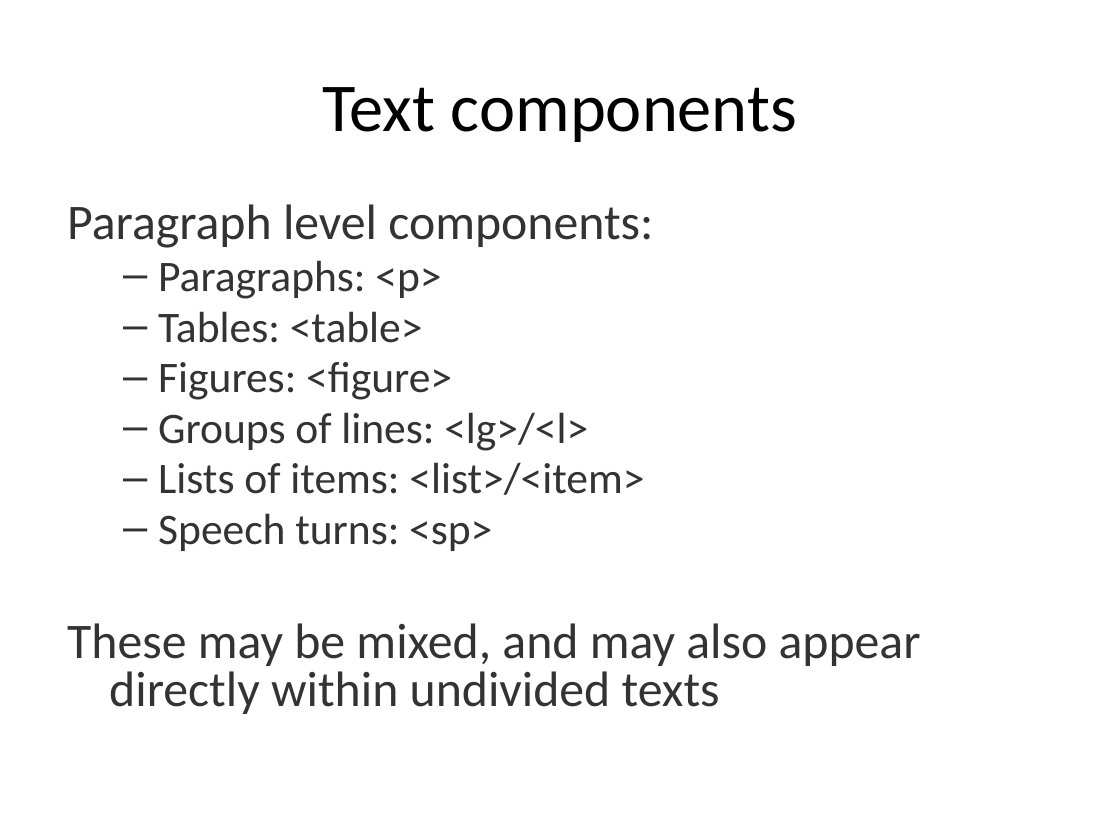
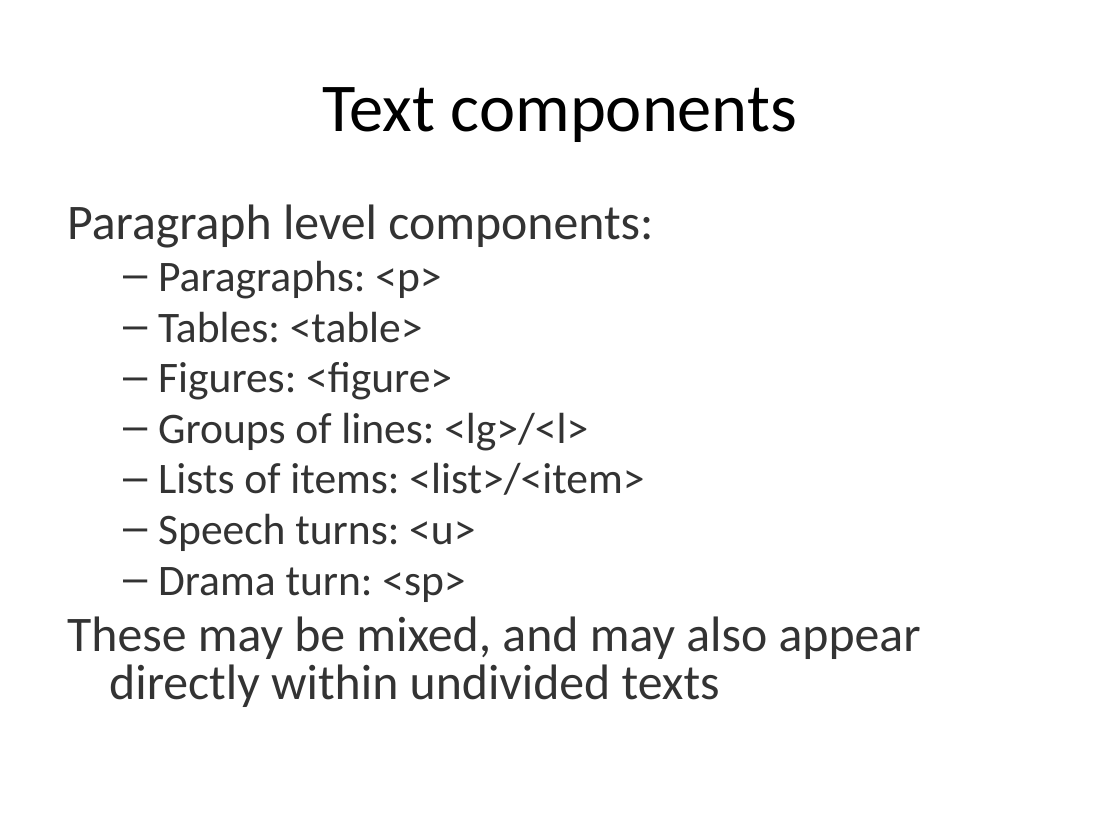
Before and after one commit to DARIAH-ERIC/lexicalresources, a slide deck: slide 23 of Events/LSSL2022/CourseMaterial/Lisbon 3 TEI.pptx. Drawn at 1120x840 pixels with LibreOffice and Linux fonts; fonts in the diff are those of the drawing. Boxes give left, top, right and bottom in pixels: in the first picture for what was removed or moved away, otherwise in the second. Text is boxed around its words. In the diff, an @@ line names an element or a change of style, - is before the commit and + after.

```diff
--- a/Events/LSSL2022/CourseMaterial/Lisbon 3 TEI.pptx
+++ b/Events/LSSL2022/CourseMaterial/Lisbon 3 TEI.pptx
@@ text at (158, 513, 475, 602): text changed @@
-  – Speech turns: <sp>
+  – Speech turns: <u>
+  – Drama turn: <sp>
```
Also in this commit, not shown: 7 other files.
